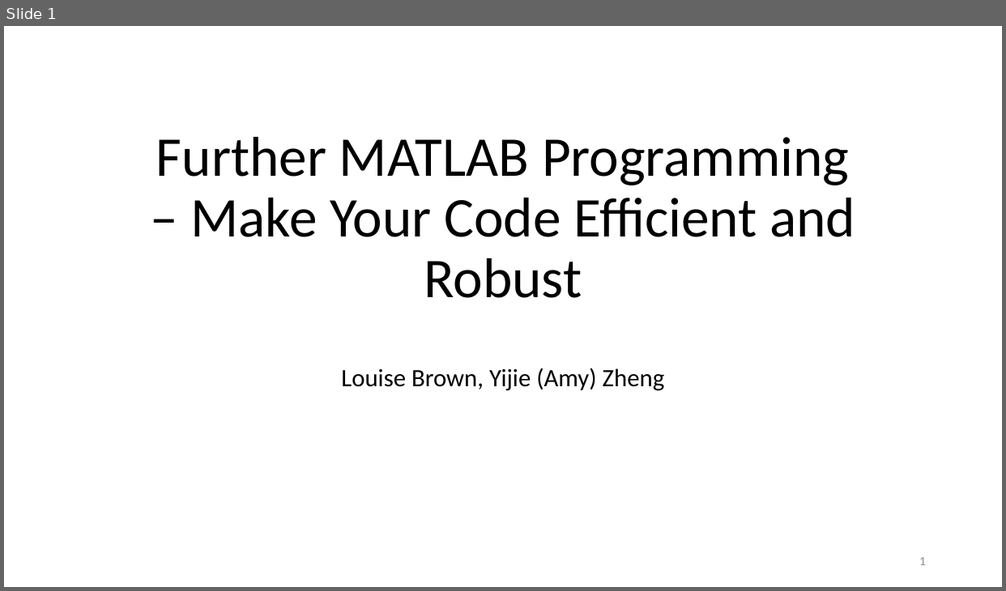
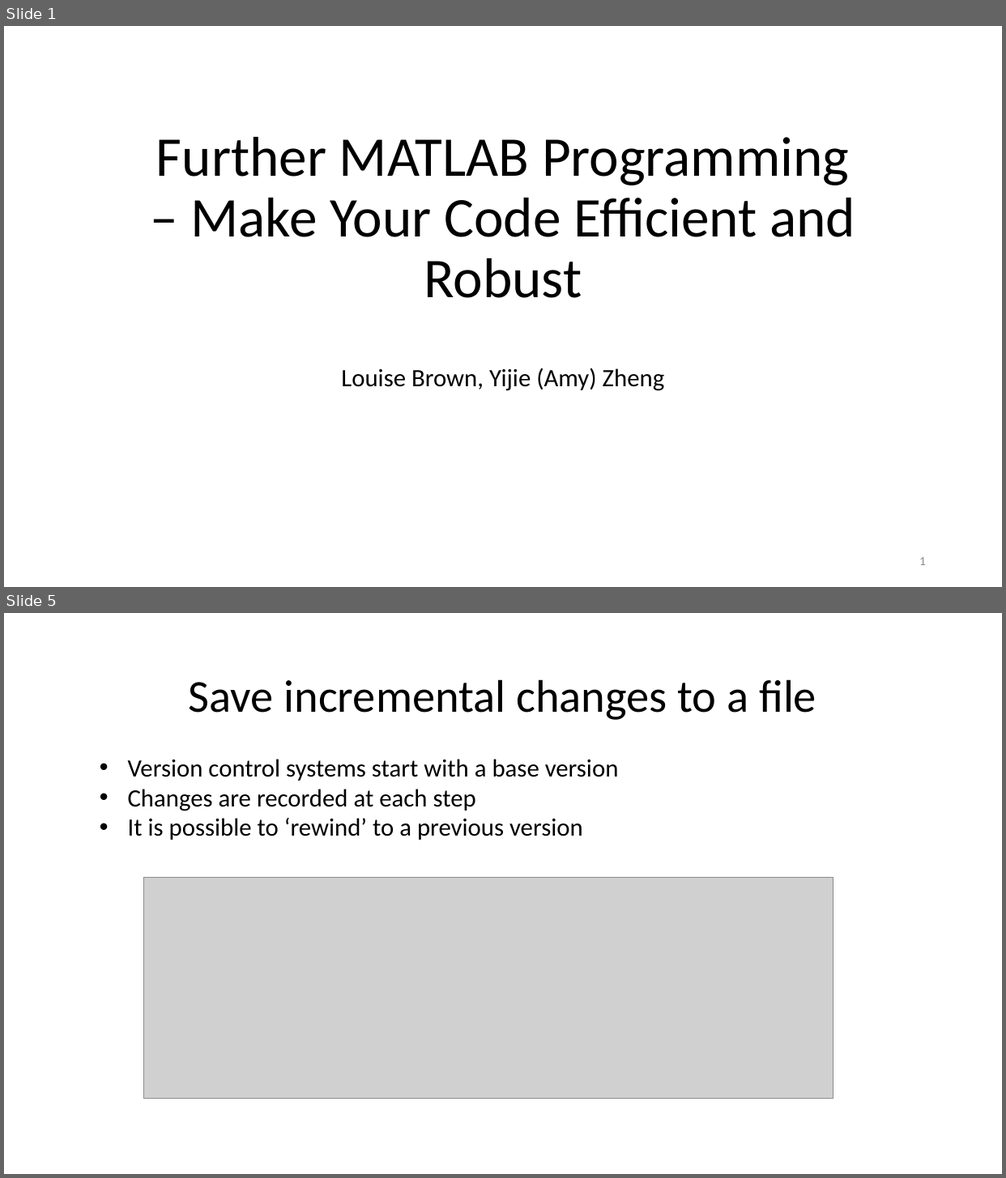
Before and after one commit to louisepb/Nottingham_Workshop, a slide deck: InstructorMaterials/Best Practices for Software Development using MATLAB.pptx. Shown one above the other, each under a label of ours: slide 1 before the commit, slides 1 and 5 after it; the slides between them are not shown. The pictures are 1006x591 and 1006x1178 pixels, drawn with LibreOffice and Linux fonts; fonts in the diff are those of the drawing; grey boxes stand for pictures. Boxes give left, top, right and bottom in pixels: in the first picture for what was removed or moved away, otherwise in the second. Text is boxed around its words. In the diff, an @@ line names an element or a change of style, - is before the commit and + after.

```diff
--- a/InstructorMaterials/Best Practices for Software Development using MATLAB.pptx
+++ b/InstructorMaterials/Best Practices for Software Development using MATLAB.pptx
@@ slide 5 added at [4,613,1002,1174], background #FFFFFF @@
@@ title added at [189,679,816,720], 44 pt, text #000000 @@
+Save incremental changes to a file
@@ text added at [128,759,619,840], 24 pt, text #000000 @@
+• Version control systems start with a base version
+• Changes are recorded at each step
+• It is possible to ‘rewind’ to a previous version
@@ picture added at [143,878,833,1099] @@
```
Also in this commit, not shown: 3 slides changed, 17 other slides added, 2 slides removed, 2 other files.
